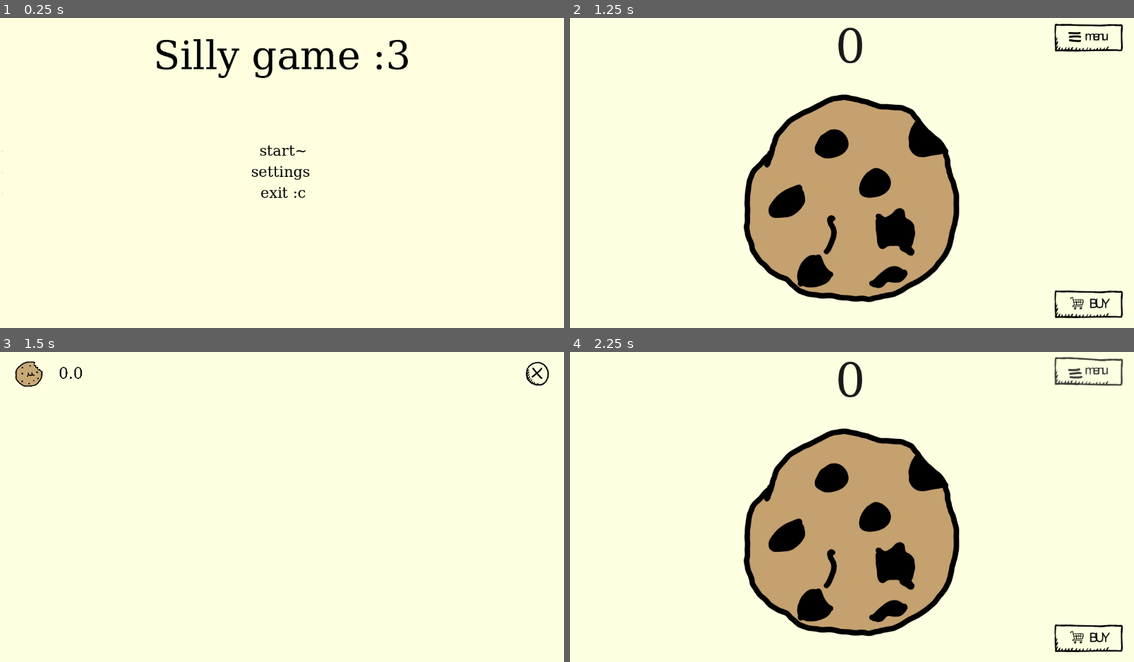
Above: before the commit, frames 1-4 (two rows, left to right).
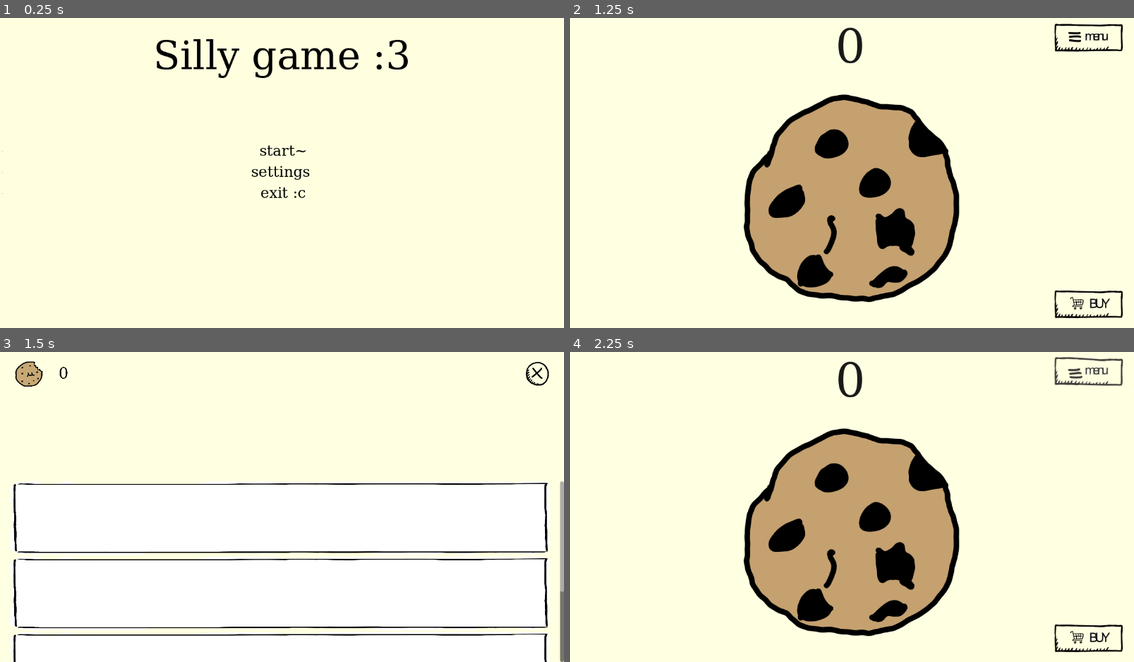
Above: after the commit, the same moments.

Repository: FoxyIsCoding/shorkyy
Game: Godot game, scene res://scenes/menu.tscn
Same seed, same stepped clock (60 frames per second), same inputs: the game is played once before the commit and once after it.
Inputs (mouse positions are in pixels of both pictures, inside the frame that each line leads up to):
- Up to frame 1 (0.25 s): no input
- Up to frame 2 (1.25 s): click "start~" at 0.5 s
- Up to frame 3 (1.5 s): click (518, 637) at 1.25 s
- Up to frame 4 (2.25 s): click (1105, 373) at 2 s

Frames 1-2 are identical in both runs. In frame 3, 53% of the frame differs, in the area x 1-100%, y 4-100%; in frame 4, nothing differs.
Error in both runs: Invalid assignment of property or key 'text' with value of type 'int' on a base object of type 'Label'. (res://scripts/cookieController.gd:26)

Commit message:
art + shop Ui boxes, loads and saves points

Diff:
--- a/scenes/shop.tscn
+++ b/scenes/shop.tscn
@@ -1,13 +1,23 @@
-[gd_scene load_steps=7 format=3 uid="uid://b33qvtfjfbp6m"]
+[gd_scene load_steps=9 format=3 uid="uid://b33qvtfjfbp6m"]
 
 [ext_resource type="Texture2D" uid="uid://c8m73f0i2txk8" path="res://assets/my majestic art made in MS paint lol/buttons ig/the majestic exit-close button/close.png" id="1_1l46r"]
 [ext_resource type="Script" uid="uid://or1egfj0q5pj" path="res://scripts/shop/main_controller.gd" id="1_032fp"]
 [ext_resource type="Texture2D" uid="uid://c3m2nt4h2ncsg" path="res://assets/my majestic art made in MS paint lol/buttons ig/the majestic exit-close button/close_pressed.png" id="2_032fp"]
 [ext_resource type="Texture2D" uid="uid://dyx2q4yen2jwh" path="res://assets/my majestic art made in MS paint lol/buttons ig/the majestic exit-close button/close_hover.png" id="3_2fc2m"]
 [ext_resource type="Texture2D" uid="uid://d1l5735yoyr52" path="res://assets/my majestic art made in MS paint lol/ui art/sillest cookie.png" id="5_2fc2m"]
+[ext_resource type="Texture2D" uid="uid://7w17uuum0dsg" path="res://assets/my majestic art made in MS paint lol/ui art/box.png" id="6_8r1wq"]
 
 [sub_resource type="SystemFont" id="SystemFont_2fc2m"]
 font_names = PackedStringArray("Cursive")
+
+[sub_resource type="StyleBoxTexture" id="StyleBoxTexture_ajxib"]
+texture = ExtResource("6_8r1wq")
+texture_margin_left = 2.0
+texture_margin_top = 2.0
+texture_margin_right = 2.0
+texture_margin_bottom = 2.0
+axis_stretch_horizontal = 2
+axis_stretch_vertical = 2
 
 [node name="Shop" type="Control"]
 layout_mode = 3
@@ -59,16 +69,40 @@
 theme_override_font_sizes/font_size = 165
 text = "69 Cookies"
 
-[node name="ScrollContainer" type="ScrollContainer" parent="."]
+[node name="extra" type="ScrollContainer" parent="."]
 layout_mode = 1
 anchors_preset = 15
 anchor_right = 1.0
 anchor_bottom = 1.0
-offset_top = 98.0
+offset_top = 279.0
 grow_horizontal = 2
 grow_vertical = 2
+horizontal_scroll_mode = 0
 
-[node name="HFlowContainer" type="HFlowContainer" parent="ScrollContainer"]
+[node name="horizontal_container" type="HFlowContainer" parent="extra"]
 layout_mode = 2
+size_flags_horizontal = 6
+alignment = 1
+last_wrap_alignment = 2
+
+[node name="item_pointer" type="Panel" parent="extra/horizontal_container"]
+custom_minimum_size = Vector2(1103.155, 150)
+layout_mode = 2
+theme_override_styles/panel = SubResource("StyleBoxTexture_ajxib")
+
+[node name="item_pointer2" type="Panel" parent="extra/horizontal_container"]
+custom_minimum_size = Vector2(1103.155, 150)
+layout_mode = 2
+theme_override_styles/panel = SubResource("StyleBoxTexture_ajxib")
+
+[node name="item_pointer3" type="Panel" parent="extra/horizontal_container"]
+custom_minimum_size = Vector2(1103.155, 150)
+layout_mode = 2
+theme_override_styles/panel = SubResource("StyleBoxTexture_ajxib")
+
+[node name="item_pointer4" type="Panel" parent="extra/horizontal_container"]
+custom_minimum_size = Vector2(1103.155, 150)
+layout_mode = 2
+theme_override_styles/panel = SubResource("StyleBoxTexture_ajxib")
 
 [connection signal="pressed" from="TextureButton" to="." method="_on_texture_button_pressed"]
--- a/scripts/shop/main_controller.gd
+++ b/scripts/shop/main_controller.gd
@@ -1,6 +1,6 @@
 extends Control
 
-var clicks
+var clicks: int
 const SAVE_PATH = "user://click_data.save"
 
 
Binary file added: assets/my majestic art made in MS paint lol/ui art/box.png
Not shown, added: assets/my majestic art made in MS paint lol/ui art/box.png.import
Not shown, changed: assets/my majestic art made in MS paint lol/buttons ig/the hamburger kinda looking menu button/menu.afphoto~lock~
Not shown, changed: assets/my majestic art made in MS paint lol/buttons ig/the hamburger kinda looking menu button/menu_hover.afphoto~lock~
Not shown, changed: assets/my majestic art made in MS paint lol/buttons ig/the hamburger kinda looking menu button/menu_presssed.afphoto~lock~
Not shown, changed: assets/my majestic art made in MS paint lol/buttons ig/the majestic exit-close button/close.afphoto~lock~
Not shown, changed: assets/my majestic art made in MS paint lol/buttons ig/the majestic exit-close button/close_hover.afphoto~lock~
Not shown, changed: assets/my majestic art made in MS paint lol/buttons ig/the majestic exit-close button/close_pressed.afphoto~lock~
Not shown, changed: assets/my majestic art made in MS paint lol/cookiee.afphoto~lock~
Not shown, changed: assets/my majestic art made in MS paint lol/shop_hover.afphoto~lock~
Not shown, added: assets/my majestic art made in MS paint lol/ui art/box.afphoto
Not shown, added: assets/my majestic art made in MS paint lol/ui art/box.afphoto~lock~
(and 1 more such lines)
